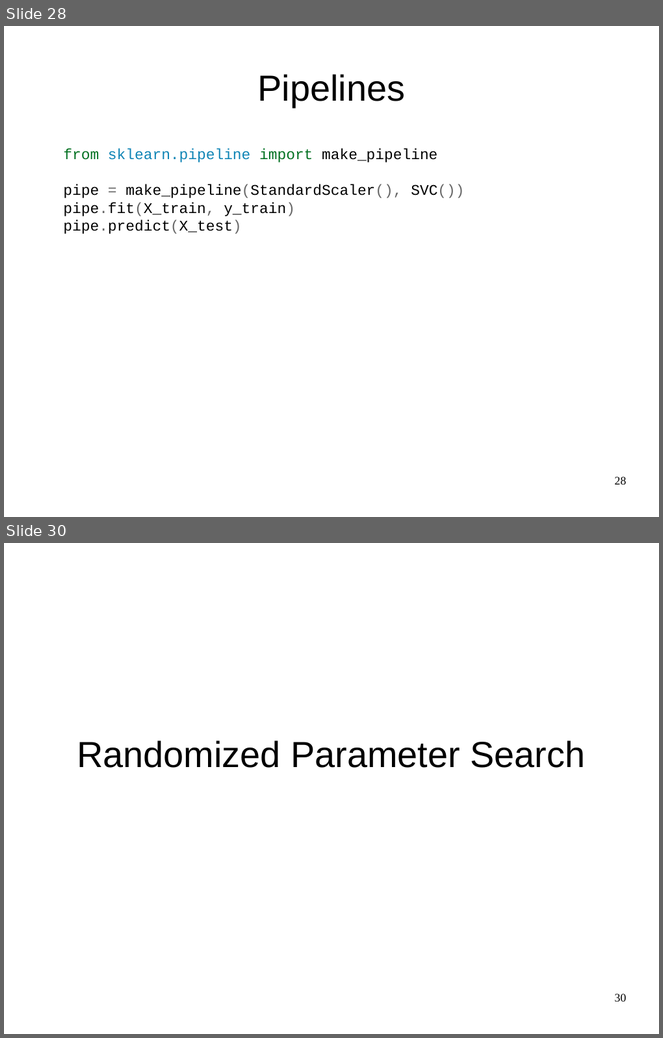
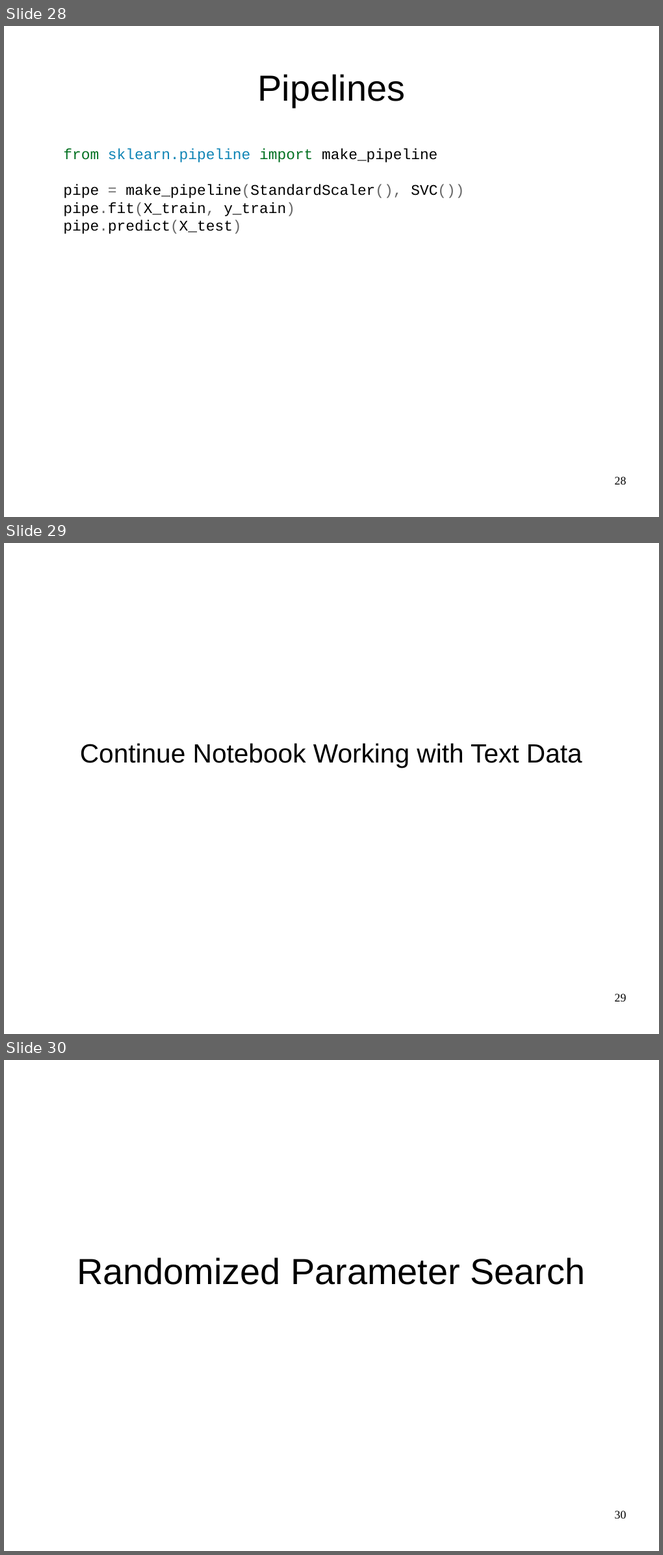
Before and after one commit to amueller/advanced-sklearn-boston-nlp-2016, a slide deck: pydata-amsterdam-advanced-sklearn.odp. Shown one above the other, each under a label of ours: slides 28 and 30 before the commit, slides 28, 29 and 30 after it; the slides between them are not shown. The pictures are 663x1038 and 663x1555 pixels, drawn with LibreOffice and Linux fonts; fonts in the diff are those of the drawing. Boxes give left, top, right and bottom in pixels: in the first picture for what was removed or moved away, otherwise in the second. Text is boxed around its words. In the diff, an @@ line names an element or a change of style, - is before the commit and + after.

```diff
--- a/pydata-amsterdam-advanced-sklearn.odp
+++ b/pydata-amsterdam-advanced-sklearn.odp
@@ slide 29 added at bbox=[4, 543, 659, 1034], background #FFFFFF @@
@@ subtitle added at bbox=[80, 743, 582, 768], 32 pt, text #000000 @@
+Continue Notebook Working with Text Data
@@ page number added at bbox=[615, 994, 627, 1002], 14 pt, text #000000 @@
+29
```
Also in this commit, not shown: 3 slides changed, 4 slides removed, 1 other file.
